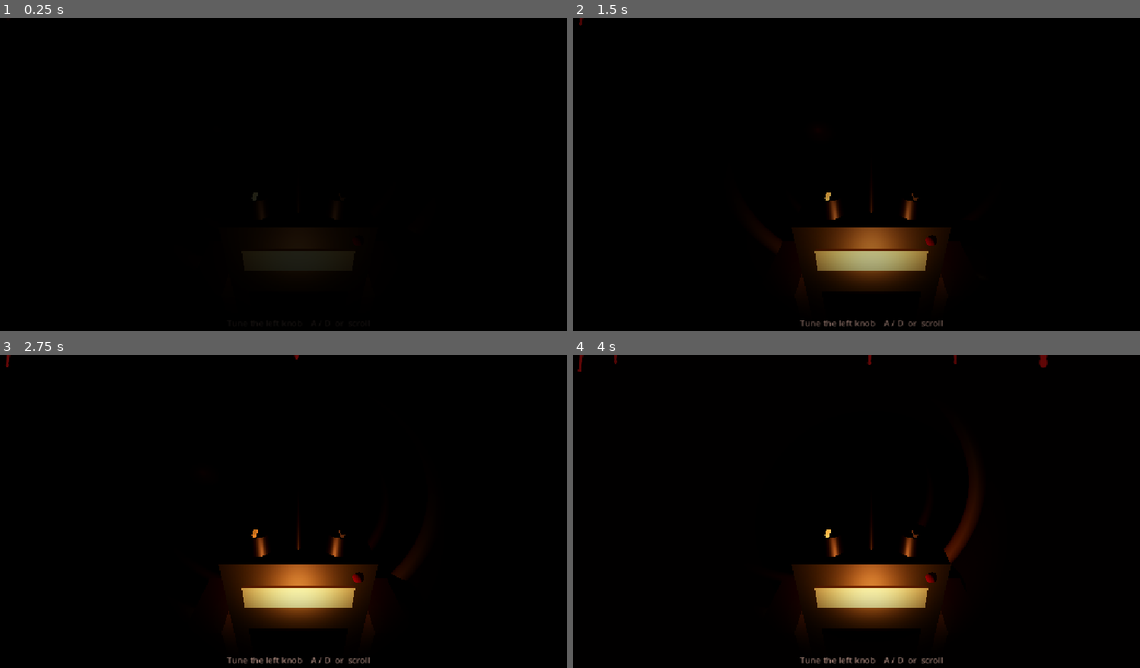
Above: before the commit, frames 1-4 (two rows, left to right).
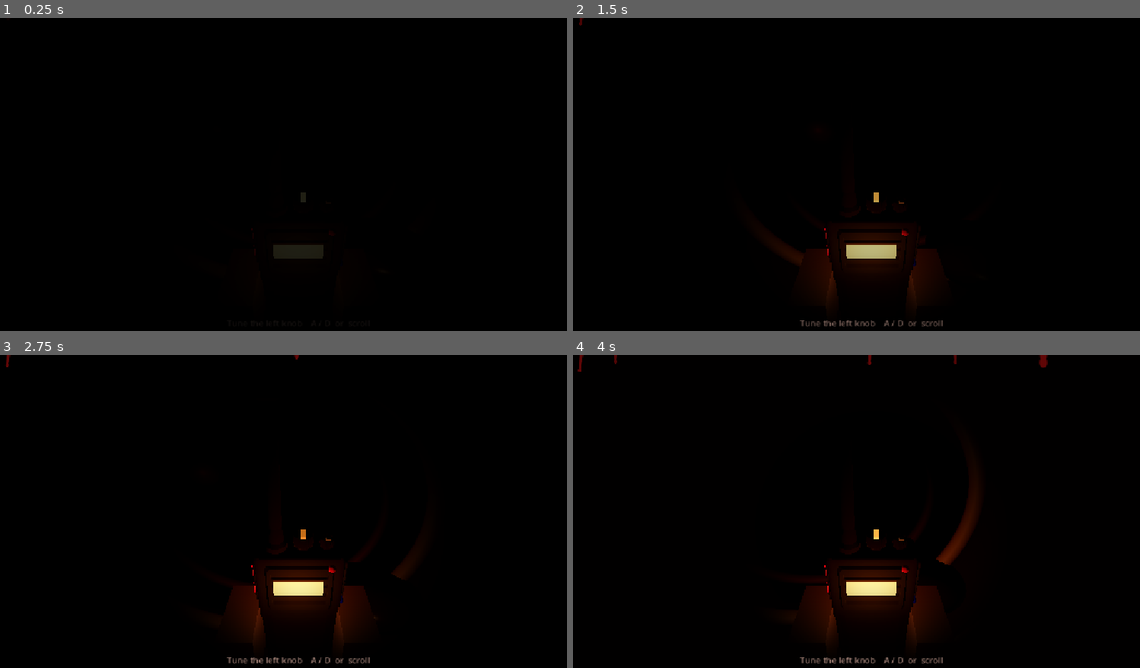
Above: after the commit, the same moments.

Repository: Fardeen16/Warm_Game
Game: Godot game, scene res://scenes/inside_carcass.tscn
Same seed, same stepped clock (60 frames per second), same inputs: the game is played once before the commit and once after it. This scene is started directly instead of the project's main scene.
Inputs (mouse positions are in pixels of both pictures, inside the frame that each line leads up to):
- Up to frame 1 (0.25 s): no input
- Up to frame 2 (1.5 s): move the mouse to (907, 187) at 0.52 s; hold E (interact) 0.53-1.28 s; hold W (move_forward) from 0.53 s (still down); tap Space (jump) at 0.77 s; move the mouse to (839, 190) at 1.27 s; tap E (interact) at 1.35 s
- Up to frame 3 (2.75 s): keep holding W (move_forward); tap Space (jump) at 1.52 s; move the mouse to (311, 520) at 2.02 s; hold E (interact) from 2.03 s (still down)
- Up to frame 4 (4 s): keep holding W (move_forward); tap Enter at 2.75 s; move the mouse to (862, 530) at 2.77 s; release E (interact) at 2.78 s; tap E (interact) at 2.85 s; tap Space (jump) at 3.02, 3.77 s; tap R (restart) at 3.5 s; move the mouse to (918, 530) at 3.52 s; hold E (interact) from 3.53 s (still down)

The runs differ from the first frame. In frame 1, 0.6% of the frame differs, in the area x 44-61%, y 55-81%; in frame 2, 4.1%; in frame 3, 4.6%, in the area x 38-67%, y 54-93%; in frame 4, 4.6%.

Commit message:
Use the CC0 walkie-talkie model for the radio
Walkie-Talkie by VerzatileDev (CC0) split into body and two dials pivoted at
their base so they can turn; keeps the glowing pointer marks, backlit screen
and status light from the placeholder. Also fixes the hint not switching to
the right knob after the left one locks.

Co-Authored-By: Claude Opus 5.5 <noreply@anthropic.com>

Diff:
--- a/scenes/inside_carcass.tscn
+++ b/scenes/inside_carcass.tscn
@@ -130,13 +130,13 @@
 rotation_degrees = Vector3(30, 0, 0)
 
 [node name="LeftHand" type="MeshInstance3D" parent="Camera3D"]
-position = Vector3(-0.1, -0.13, -0.29)
+position = Vector3(-0.068, -0.14, -0.29)
 rotation_degrees = Vector3(30, 0, 0)
 cast_shadow = 0
 mesh = SubResource("BoxMesh_hand")
 
 [node name="RightHand" type="MeshInstance3D" parent="Camera3D"]
-position = Vector3(0.1, -0.13, -0.29)
+position = Vector3(0.068, -0.14, -0.29)
 rotation_degrees = Vector3(30, 0, 0)
 cast_shadow = 0
 mesh = SubResource("BoxMesh_hand")
--- a/scenes/props/radio.tscn
+++ b/scenes/props/radio.tscn
@@ -1,118 +1,83 @@
 [gd_scene format=3]
 
 [ext_resource type="Script" path="res://scripts/radio.gd" id="1_radio"]
+[ext_resource type="Mesh" path="res://assets/models/props/radio/walkie_body.obj" id="2_body"]
+[ext_resource type="Mesh" path="res://assets/models/props/radio/walkie_knob_big.obj" id="3_knob_big"]
+[ext_resource type="Mesh" path="res://assets/models/props/radio/walkie_knob_small.obj" id="4_knob_small"]
 
-[sub_resource type="StandardMaterial3D" id="StandardMaterial3D_body"]
-albedo_color = Color(0.16, 0.18, 0.14, 1)
-roughness = 0.7
-
-[sub_resource type="StandardMaterial3D" id="StandardMaterial3D_dark"]
-albedo_color = Color(0.05, 0.05, 0.05, 1)
-metallic = 0.5
-roughness = 0.5
-
-[sub_resource type="StandardMaterial3D" id="StandardMaterial3D_window"]
+[sub_resource type="StandardMaterial3D" id="StandardMaterial3D_screen"]
 albedo_color = Color(1, 0.6, 0.25, 1)
 emission_enabled = true
 emission = Color(1, 0.55, 0.2, 1)
 emission_energy_multiplier = 0.3
 
-[sub_resource type="BoxMesh" id="BoxMesh_body"]
-material = SubResource("StandardMaterial3D_body")
-size = Vector3(0.16, 0.2, 0.06)
-
-[sub_resource type="BoxMesh" id="BoxMesh_grille"]
-material = SubResource("StandardMaterial3D_dark")
-size = Vector3(0.12, 0.08, 0.004)
-
-[sub_resource type="BoxMesh" id="BoxMesh_window"]
-material = SubResource("StandardMaterial3D_window")
-size = Vector3(0.12, 0.03, 0.004)
+[sub_resource type="BoxMesh" id="BoxMesh_screen"]
+material = SubResource("StandardMaterial3D_screen")
+size = Vector3(0.7, 0.28, 0.02)
 
 [sub_resource type="SphereMesh" id="SphereMesh_led"]
-radius = 0.006
-height = 0.012
+radius = 0.05
+height = 0.1
 
-[sub_resource type="CylinderMesh" id="CylinderMesh_knob"]
-material = SubResource("StandardMaterial3D_dark")
-top_radius = 0.016
-bottom_radius = 0.017
-height = 0.022
+[sub_resource type="BoxMesh" id="BoxMesh_pointer_big"]
+size = Vector3(0.07, 0.04, 0.17)
 
-[sub_resource type="BoxMesh" id="BoxMesh_pointer"]
-size = Vector3(0.004, 0.004, 0.012)
-
-[sub_resource type="CylinderMesh" id="CylinderMesh_antenna"]
-material = SubResource("StandardMaterial3D_dark")
-top_radius = 0.003
-bottom_radius = 0.005
-height = 0.22
+[sub_resource type="BoxMesh" id="BoxMesh_pointer_small"]
+size = Vector3(0.06, 0.04, 0.12)
 
 [node name="Radio" type="Node3D"]
 script = ExtResource("1_radio")
 
 [node name="Model" type="Node3D" parent="."]
+scale = Vector3(0.08, 0.08, 0.08)
 
 [node name="Body" type="MeshInstance3D" parent="Model"]
 cast_shadow = 0
-mesh = SubResource("BoxMesh_body")
+mesh = ExtResource("2_body")
 
-[node name="Grille" type="MeshInstance3D" parent="Model"]
-position = Vector3(0, -0.04, 0.031)
+[node name="Screen" type="MeshInstance3D" parent="Model"]
+position = Vector3(0, 0.75, 0.28)
 cast_shadow = 0
-mesh = SubResource("BoxMesh_grille")
-
-[node name="Window" type="MeshInstance3D" parent="Model"]
-position = Vector3(0, 0.055, 0.031)
-cast_shadow = 0
-mesh = SubResource("BoxMesh_window")
+mesh = SubResource("BoxMesh_screen")
 
 [node name="Led" type="MeshInstance3D" parent="Model"]
-position = Vector3(0.062, 0.084, 0.031)
+position = Vector3(0.45, 1.1, 0.28)
 cast_shadow = 0
 mesh = SubResource("SphereMesh_led")
 
-[node name="Antenna" type="MeshInstance3D" parent="Model"]
-position = Vector3(0, 0.2, -0.022)
-rotation_degrees = Vector3(-12, 0, 0)
-cast_shadow = 0
-mesh = SubResource("CylinderMesh_antenna")
-
 [node name="KnobLeft" type="Node3D" parent="Model"]
-position = Vector3(-0.045, 0.1, 0)
+position = Vector3(0.0651, 1.233, -0.0152)
 
 [node name="Mesh" type="MeshInstance3D" parent="Model/KnobLeft"]
-position = Vector3(0, 0.011, 0)
 cast_shadow = 0
-mesh = SubResource("CylinderMesh_knob")
+mesh = ExtResource("3_knob_big")
 
 [node name="Pointer" type="MeshInstance3D" parent="Model/KnobLeft"]
-position = Vector3(0, 0.023, 0.008)
+position = Vector3(0, 0.275, 0.08)
 cast_shadow = 0
-mesh = SubResource("BoxMesh_pointer")
+mesh = SubResource("BoxMesh_pointer_big")
 
 [node name="KnobRight" type="Node3D" parent="Model"]
-position = Vector3(0.045, 0.1, 0)
+position = Vector3(0.3984, 1.233, -0.0103)
 
 [node name="Mesh" type="MeshInstance3D" parent="Model/KnobRight"]
-position = Vector3(0, 0.011, 0)
 cast_shadow = 0
-mesh = SubResource("CylinderMesh_knob")
+mesh = ExtResource("4_knob_small")
 
 [node name="Pointer" type="MeshInstance3D" parent="Model/KnobRight"]
-position = Vector3(0, 0.023, 0.008)
+position = Vector3(0, 0.204, 0.055)
 cast_shadow = 0
-mesh = SubResource("BoxMesh_pointer")
+mesh = SubResource("BoxMesh_pointer_small")
 
 [node name="DialGlow" type="OmniLight3D" parent="."]
-position = Vector3(0, 0.055, 0.07)
+position = Vector3(0, 0.06, 0.07)
 light_color = Color(1, 0.6, 0.3, 1)
 light_energy = 0.25
 omni_range = 0.9
 
 [node name="LedLight" type="OmniLight3D" parent="."]
 visible = false
-position = Vector3(0.062, 0.084, 0.06)
+position = Vector3(0.036, 0.088, 0.06)
 light_color = Color(0.3, 1, 0.4, 1)
 light_energy = 0.8
 omni_range = 0.7
--- a/scripts/radio.gd
+++ b/scripts/radio.gd
@@ -148,11 +148,13 @@
 	_hold = 0.0
 	_sfx.stream = lock_sound
 	_sfx.play()
-	knob_locked.emit(index)
+	# Move on before announcing the lock, so listeners see the new state.
 	if index == 0:
 		_active = 1
 	else:
 		_is_solved = true
+	knob_locked.emit(index)
+	if _is_solved:
 		await get_tree().create_timer(0.5).timeout
 		_sfx.stream = solved_sound
 		_sfx.play()
Not shown, added: assets/models/props/radio/SOURCE.txt
Not shown, added: assets/models/props/radio/walkie_body.obj
Not shown, added: assets/models/props/radio/walkie_body.obj.import
Not shown, added: assets/models/props/radio/walkie_knob_big.obj
Not shown, added: assets/models/props/radio/walkie_knob_big.obj.import
Not shown, added: assets/models/props/radio/walkie_knob_small.obj
Not shown, added: assets/models/props/radio/walkie_knob_small.obj.import
Not shown, added: assets/models/props/radio/walkie_talkie.mtl
Not shown, removed: assets/models/props/.gitkeep
